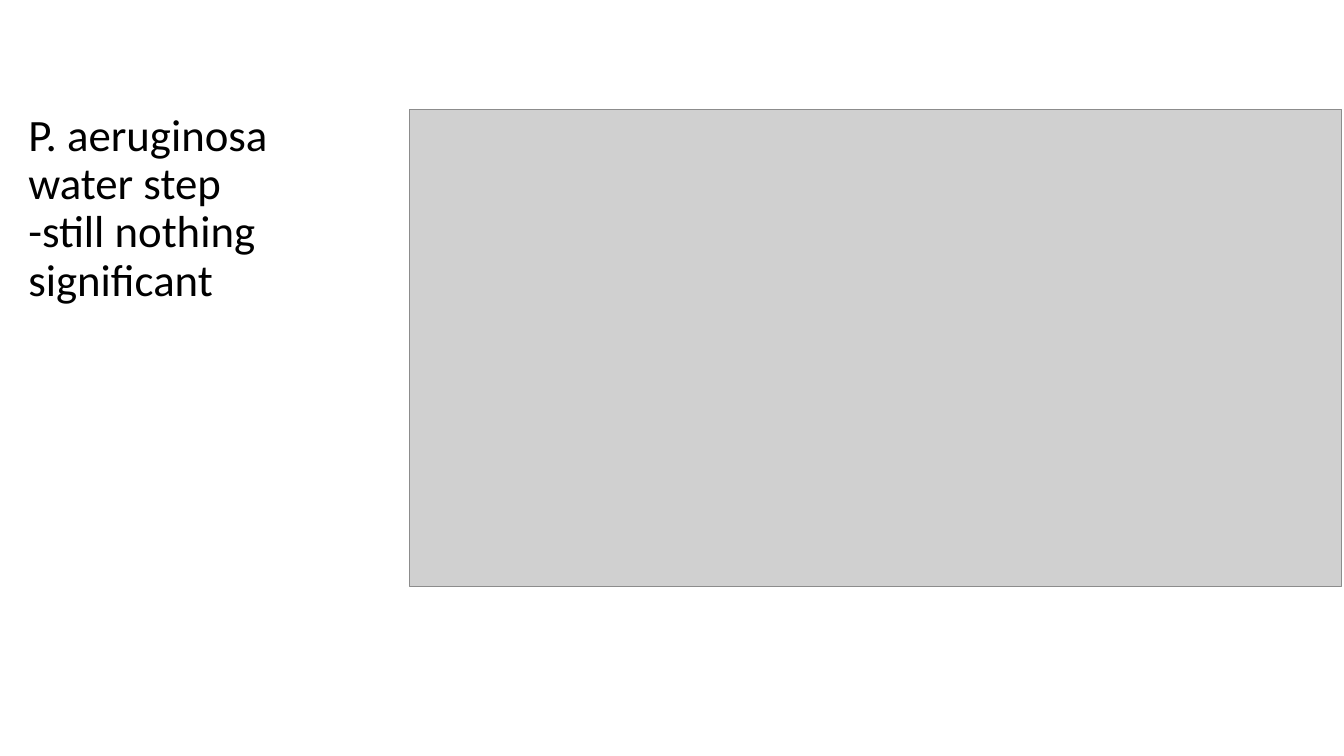
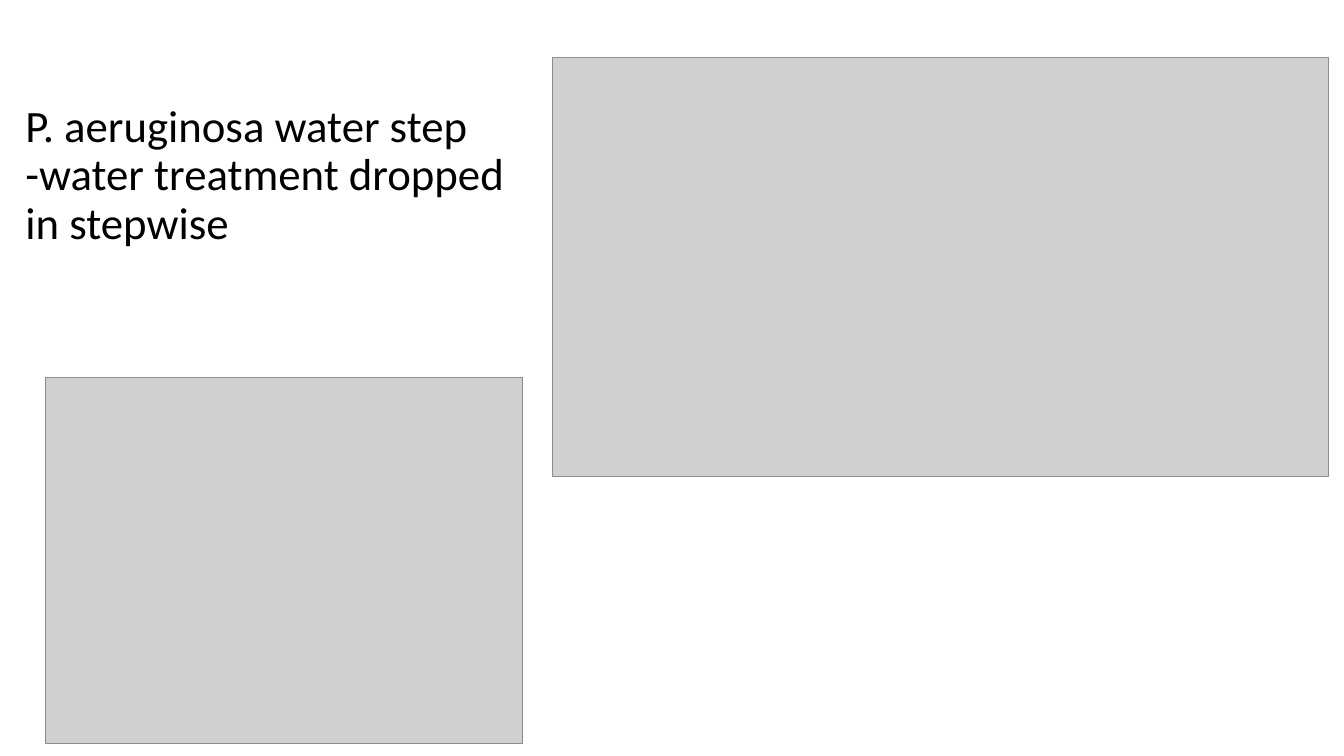
Before and after one commit to microbial-genomics/eytcheson_microplastics, a slide deck: slide 29 of pptx/glm_microplastics_water_v3.pptx (slide 28 before the commit). Drawn at 1344x756 pixels with LibreOffice and Linux fonts; fonts in the diff are those of the drawing; grey boxes stand for pictures. Boxes give left, top, right and bottom in pixels: in the first picture for what was removed or moved away, otherwise in the second. Text is boxed around its words. In the diff, an @@ line names an element or a change of style, - is before the commit and + after.

```diff
--- a/pptx/glm_microplastics_water_v3.pptx
+++ b/pptx/glm_microplastics_water_v3.pptx
@@ picture: place and size @@
-picture at [409,109,1342,586]
+picture at [554,57,1330,477]
@@ title at [25,111,504,247]: text changed @@
-P. aeruginosa water step
--still nothing significant
+P. aeruginosa water step
+-water treatment dropped in stepwise
@@ picture added at [45,378,522,744] @@
```
Also in this commit, not shown: 26 other slides changed, 2 slides added, 8 other files.
